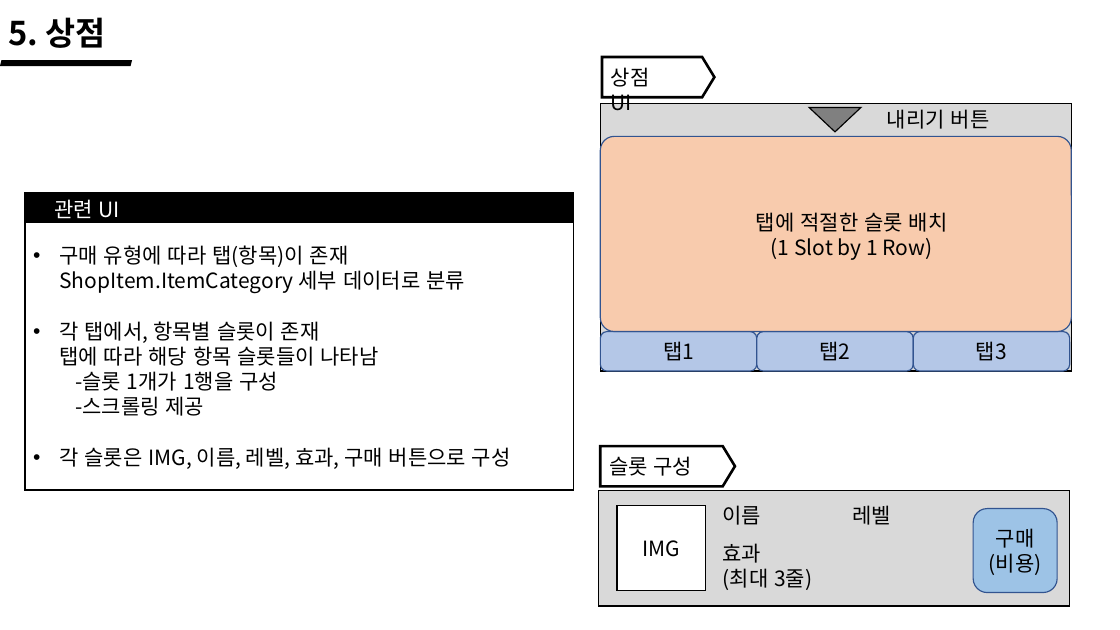
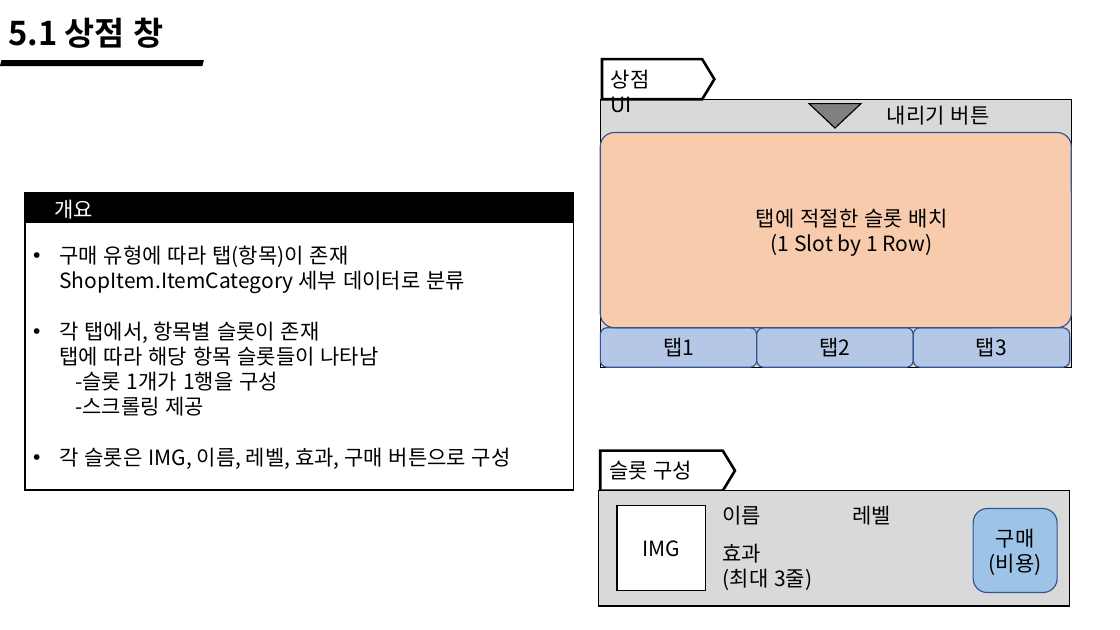
Before and after one commit to wlrud753/CarryCarrot, a slide deck: slide 25 of 기획서/당근키우기 시스템.pptx. Drawn at 1120x630 pixels with LibreOffice and Linux fonts; fonts in the diff are those of the drawing. Boxes give left, top, right and bottom in pixels: in the first picture for what was removed or moved away, otherwise in the second. Text is boxed around its words. In the diff, an @@ line names an element or a change of style, - is before the commit and + after.

```diff
--- a/기획서/당근키우기 시스템.pptx
+++ b/기획서/당근키우기 시스템.pptx
@@ text at (8,17,164,48): text changed @@
-5. 상점
+5.1 상점 창
@@ parallelogram: place and size @@
-parallelogram at (0,60,132,66)
+parallelogram at (0,60,204,66)
@@ 3 rounded rectangles, 2 texts, 1 triangle, 1 rectangle: place and size @@
-3 rounded rectangles, 2 texts, 1 triangle, 1 rectangle at (601,103,1072,371)
+3 rounded rectangles, 2 texts, 1 triangle, 1 rectangle at (601,99,1072,367)
@@ text at (54,199,93,219): text changed @@
-관련 UI
+개요
@@ text "슬롯 구성": place and size @@
-text "슬롯 구성" at (609,456,693,476)
+text "슬롯 구성" at (609,460,693,480)
@@ pentagon arrow: place and size @@
-pentagon arrow at (601,446,735,486)
+pentagon arrow at (601,450,735,491)
```
Also in this commit, not shown: 5 other slides changed, 1 slide added.
